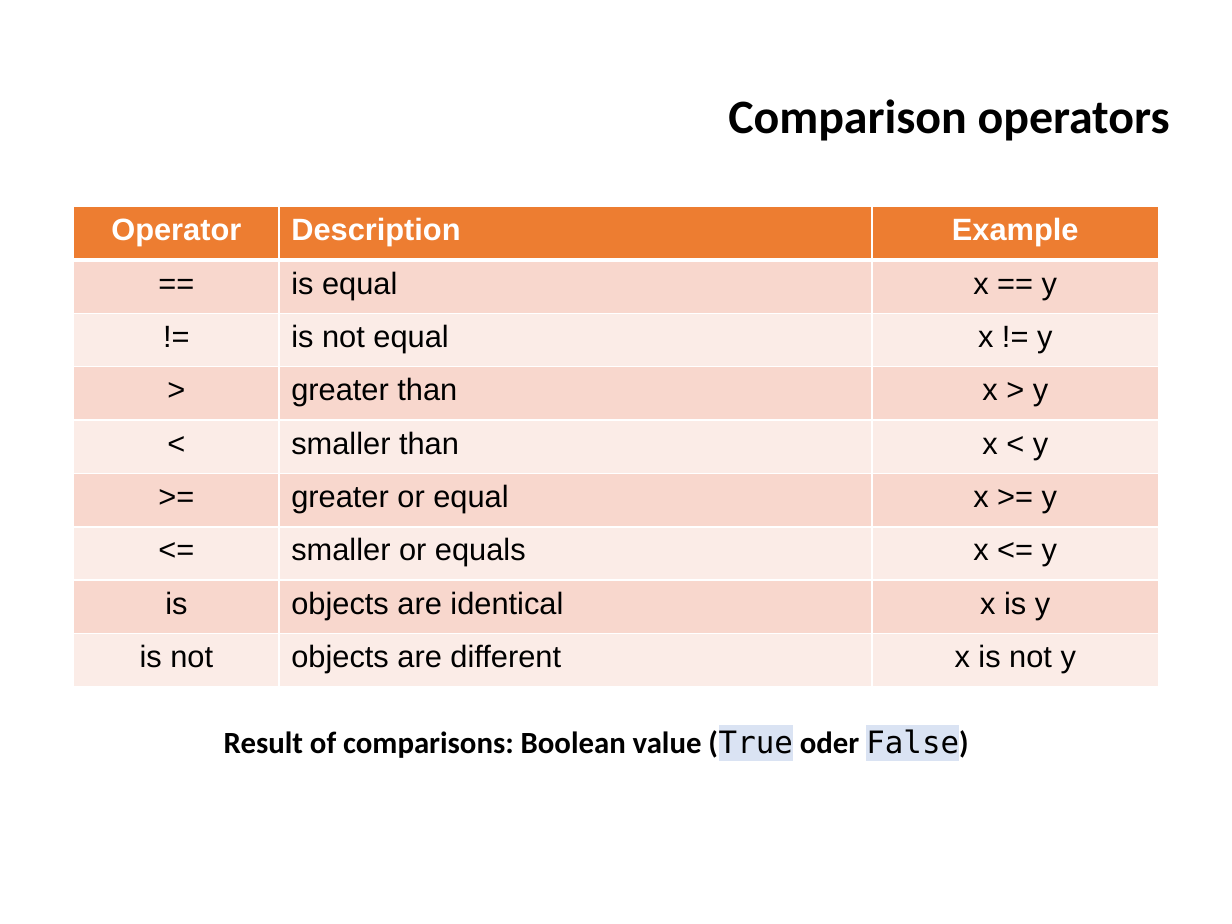
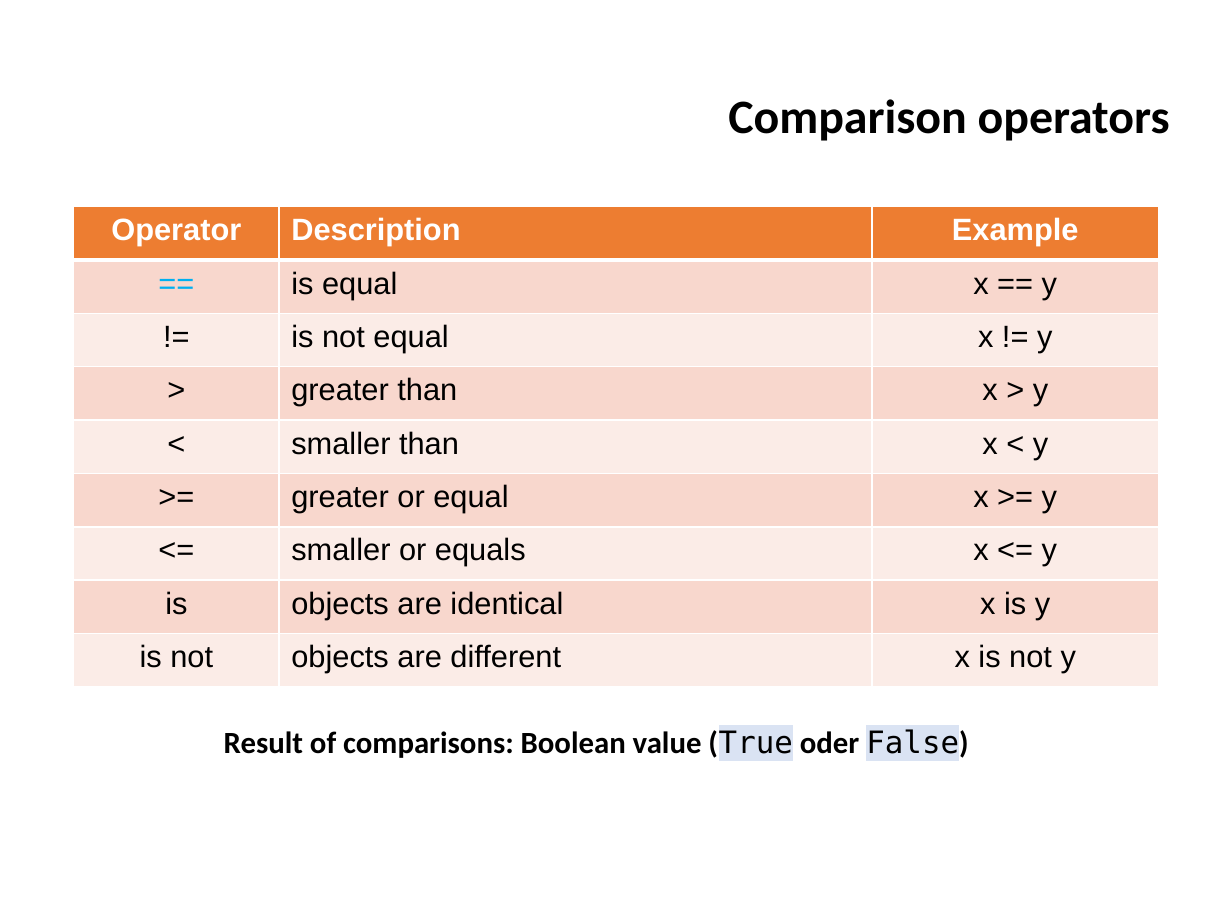
Before and after one commit to ifromm/fcsp, a slide deck: slide 30 of Slides/unit_4_prog_1.pptx (slide 78 before the commit). Drawn at 1232x924 pixels with LibreOffice and Linux fonts; fonts in the diff are those of the drawing; background and template pictures are left out. Boxes give left, top, right and bottom in pixels: in the first picture for what was removed or moved away, otherwise in the second. Text is boxed around its words. In the diff, an @@ line names an element or a change of style, - is before the commit and + after.

```diff
--- a/Slides/unit_4_prog_1.pptx
+++ b/Slides/unit_4_prog_1.pptx
@@ table at box(74, 207, 1158, 687) @@
@@ text colour #000000 to #00B0F0 in "==" @@
```
Also in this commit, not shown: 24 other slides changed, 49 slides removed.
